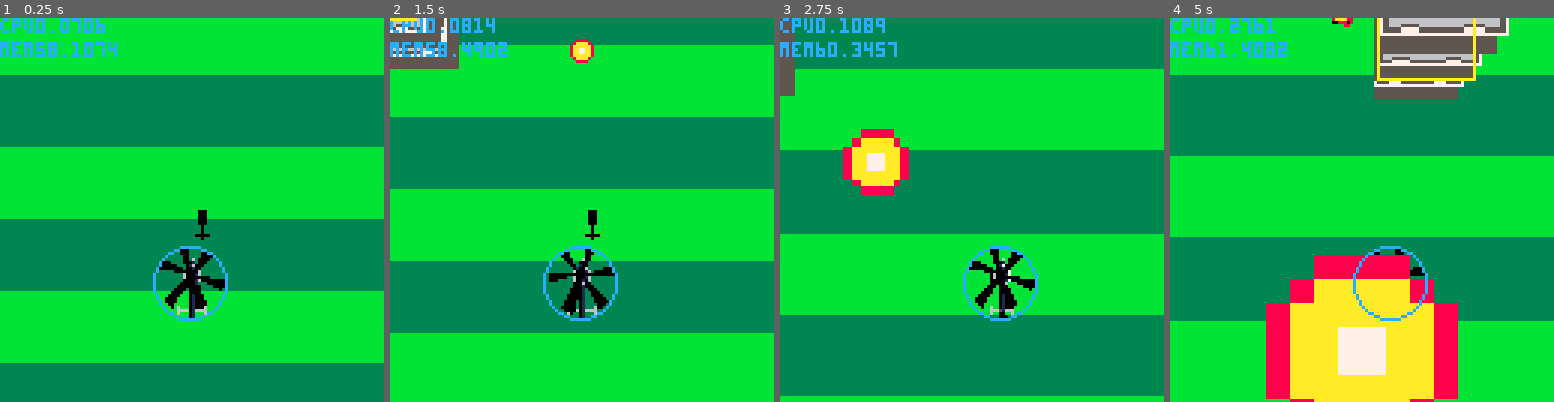
Above: before the commit, frames 1-4 (left to right).
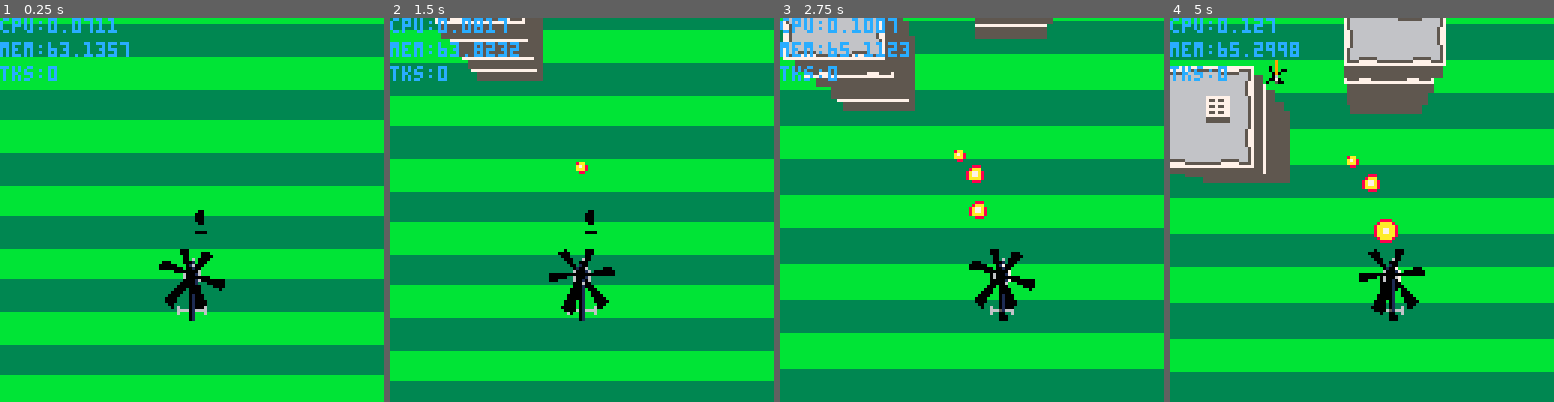
Above: after the commit, the same moments.

Repository: freds72/pico8
Game: PICO-8 cartridge carts/3d.p8
The game is run twice, just before and just after one commit, with the same random seed, the same clock (stepped at 60 frames per second) and the same inputs.
Inputs:
- Up to frame 1 (0.25 s): no input
- Up to frame 2 (1.5 s): tap O (Z key) at 0.7 s
- Up to frame 3 (2.75 s): hold Right 1.6-2.1 s; tap O (Z key) at 1.7, 2.1, 2.5 s; hold Up 2.15-2.42 s; hold Right from 2.47 s (still down)
- Up to frame 4 (5 s): tap O (Z key) every 0.4 s from 2.9 to 4.9 s; release Right at 3.03 s; hold Left 3.08-3.58 s; hold Down 3.63-3.97 s; hold Right 4.02-4.68 s; hold Up from 4.73 s (still down)

The runs differ from the first frame. In frame 1, 53% of the frame differs, in the area x 0-100%, y 0-100%; in frame 2, 53%; in frame 3, 54%; in frame 4, 65%.

Commit message:
collisions working fixed 3d projection BUG: missing tanks (????)

Diff:
--- a/carts/3d.p8
+++ b/carts/3d.p8
@@ -11,9 +11,11 @@
 -- floor constants
 flr_n=8
 flr_h=2
-flr_w=16
+flr_w=32
 flr_z=-32
-focal=24
+roof_z=flr_z+(flr_n-1)*flr_h
+-- camera
+focal=-16
 hh=128/2
 hw=128/2
 -- heli settings
@@ -25,6 +27,7 @@
 heli.zi=1
 heli.r2=12*12
 heli.dead=0
+heli.safe=0
 -- global time
 t=0
 -- bullets
@@ -32,23 +35,29 @@
 blts_c=0
 blts_n=32
 blts_dly=0
+blt_w=4
+blt_r2=blt_w*blt_w
+-- zbuffer
 zbuf={}
 -- tanks
 tks={}
 tks_c=0
-tk_w=8
+tk_w=16
 -- helos
 helos={}
 helos_c=0
--- building map index
+helo_w=32
+helo_r2=helo_w*helo_w
+-- map index
 map_t=12
 map_i=0
 map_funcs={}
+-- splosions
 
 function spawn_nop()
 end
 
-function spawn_tank(x,y)
+function spawn_tk(x,y)
 	local tk={}
 	tk.x=x
 	tk.y=y
@@ -63,7 +72,9 @@
 	h.y=y
 	h.z=flr_z
 	h.dy=0
-	h.dz=4/30
+	h.dly=t+3*30+rnd(30)
+	h.dz=8/30
+	h.hit=0
 	helos_c+=1
  helos[helos_c]=h
 end
@@ -84,25 +95,40 @@
 		b.z=max(flr_z,z)
 		b.dy=dy
 		b.dz=dz
-		b.t=2*30
+		b.t=t+2*30
 		blts_c+=1
 		blts[blts_c]=b
 end
 
 function write_zbuf(o,z,fn)
-	local zi
+	local zi,zb
 	zi=flr((z-flr_z)/flr_h+0.5)
 	zi=mid(zi,1,flr_n+1)
-	zbuf[zi].n+=1
-	zbuf[zi].objs[zbuf[zi].n]=o
-	zbuf[zi].elts[zbuf[zi].n]=fn
+	zb=zbuf[zi]
+	zb.n+=1
+	if (o) then
+	 zb.o+=1
+		zb.objs[zb.o]=o
+	end
+	zb.elts[zb.n]=fn
 	return zi
+end
+
+function plyr_die_anim()
+	while(cam.z>=flr_z) do
+		cam.z-=1
+		yield()
+	end
+	cam.z=flr_z
 end
 
 function _update()
  t+=1
  -- clear zbuf
- for zb in all(zbuf) do zb.n=0 end
+ for zb in all(zbuf) do
+ 	zb.n=0
+ 	zb.o=0
+ end
 
  if (btn(0)) then
 		heli.x-=1
@@ -123,54 +149,50 @@
  if (btn(3)) cam.z+=0.5
  cam.z=mid(cam.z,flr_z+1,0)
  heli.z=cam.z
- heli.zi=write_zbuf(heli,cam.z,draw_plyr)
+ heli.zi=write_zbuf(nil,cam.z,draw_plyr)
 
   -- advance
- cam.y-=0.5
+ cam.y-=1
 	heli.y=cam.y
 
- -- pick buildings
- map_t-=1
- if (map_t<0) then
+ -- pick world items
+ if (map_t<=t) then
  	map_i+=1
-	 map_t=64
+	 map_t=t+64
 		for i=1,8 do
-			map_funcs[sget(map_i,56+i)+1](-96+192*i/8,cam.y-96)
+			map_funcs[sget(map_i,56+i)+1](-96+192*i/8,cam.y-196)
 		end
  end
 
  -- fire
-	if (btn(4) and blts_dly<=0 and blts_c<blts_n) then
-		fire(cam.x,cam.y+8,cam.z-1,-2,-0.5)
-
-		blts_dly=2
-	end
-	blts_dly-=1
+	if (btn(4) and blts_dly<=t and blts_c<blts_n) then
+		fire(cam.x+heli.x,cam.y+16,cam.z-0.5,-3,-1)
+
+		blts_dly=t+2
+	end
 
  -- update tanks
- n=tks_c
+ local n=tks_c
  tks_c=0
  for i=1,tks_c do
  	local tk=tks[i]
- 	if (tk.y-cam.y<128) then
-		tk.dly-=1
-		if (tk.dly<=0) then
+ 	if (tk.y-cam.y<196) then
+			if (tk.dly<=t) then
  			fire(tk.x,tk.y,flr_z+0.5,2,1)
- 			tk.dly=2*30+rnd(30)
+ 			tk.dly=t+2*30+rnd(30)
  		end
  		tks_c+=1
-		tks[tks_c]=tk
+			tks[tks_c]=tk
  	end
  end
 
-
 	-- update helos
 	n=helos_c
- 	helos_c=0
+ helos_c=0
 	for i=1,n do
 		local h=helos[i]
-		h.z+=h.dz
-		if (h.y-cam.y<128 and h.z<0) then
+		if (h.dly<=t) h.z+=h.dz
+		if (h.y-cam.y<128 and h.z<0 and h.z>=flr_z) then
 		 helos_c+=1
 		 helos[helos_c]=h
 			--insert into zbuffer
@@ -178,78 +200,76 @@
 		end
 	end
 
-	-- update bullets
-	local n=blts_c
-	blts_c=0
-	for i=1,n do
-		local b,zi
-		b=blts[i]
-		b.t-=1
-		b.z+=b.dz
-		if (b.t>0 and b.z>=flr_z) then
-			b.y+=b.dy
-			blts_c+=1
-			blts[blts_c]=b
-			--insert into zbuffer
-			write_zbuf(b,b.z,function() draw_bullet(b) end)
-		end
-	end
 	-- update buildings
 	n=blds_c
 	blds_c=0
 	for i=1,n do
 		local b
 		b=blds[i]
-		if (b.y-cam.y<128) then
+		if (b.y-cam.y<196) then
 			b.touch=0
 			blds_c+=1
 			blds[blds_c]=b
 		end
 	end
 
+	-- update bullets
+	local n=blts_c
+	blts_c=0
+	for i=1,n do
+		local b
+		b=blts[i]
+		b.z+=b.dz
+		if (b.t>t and b.z>=flr_z) then
+			b.y+=b.dy
+			--insert into zbuffer
+			b.zi=write_zbuf(nil,b.z,function() draw_bullet(b) end)
+
+			blts_c+=1
+			blts[blts_c]=b
+		end
+	end
+
 	player_world_coll()
+	blts_world_coll()
 end
 
 function draw_plyr()
-	palt(0,false)
-	palt(3,true)
 	local hs=66
 	if (heli.x<-2) hs=64
 	if (heli.x>2) hs=68
 	spr(hs,hw+heli.x-8,hw+16,2,3)
 	spr(heli.rotor[t%3+1],hh-11+heli.x,hw+13,3,3)
-	palt()
-end
-
+end
+
+helo_sx={64,96}
 function draw_helo(h)
-		local z
-		local sx={64,96}
-		z=h.z-cam.z
-		if(z<0) then
-			local ze,w,x,y,xe,ye
-			w=1/z
-			ze=-12*focal*w
-			x=h.x-cam.x
-			y=h.y-cam.y
-			xe=hw-focal*x*w
-			ye=hh-focal*y*w
-		 palt(0,false)
-		 palt(3,true)
-			sspr(sx[t%2+1],32,32,32,xe-ze/2,ye-ze/2,ze,ze)
-	end
+		local z=h.z-cam.z
+		local ze,w,x,y,xe,ye
+		w=1/(focal+z)
+		ze=helo_w*focal*w
+		x=h.x-cam.x
+		y=h.y-cam.y
+		xe=hw+focal*x*w
+		ye=hh+focal*y*w
+		if(h.hit==0) then
+			sspr(helo_sx[t%2+1],32,32,32,xe-ze/2,ye-ze/2,ze,ze)
+		else
+			sspr(32,96,32,24,xe-ze/2,ye-ze/2,ze,ze,t%2==0,t%4==0)
+		end
 end
 
 function draw_bullet(b)
 		local ze,z,c,w
 		z=b.z-cam.z
 		if(z<0) then
-			w=1/z
-			ze=flr(-2*focal*w)+1
+			w=1/(focal+z)
+			ze=flr(blt_w*focal*w)+1
 			local x,y,xe,ye
 			x=b.x-cam.x
 			y=b.y-cam.y
-			xe=hw-focal*x*w
-			ye=hh-focal*y*w
+			xe=hw+focal*x*w
+			ye=hh+focal*y*w
 			sspr(6*8,4*8,8,8,xe-ze,ye-ze,2*ze,2*ze)
 	end
 end
@@ -258,8 +278,8 @@
 	local ze,z,c,w,zb
 	for i=0,flr_n-1 do
 		z=i*flr_h+flr_z-cam.z
-		if(z<0) then
-			w=1/z
+		if(z<=0) then
+			w=1/(focal+z)
 			ze=focal*flr_w*w
 			c=ramp[i%2+1]
 			for k=1,blds_c do
@@ -267,8 +287,8 @@
 				local x,y,xe,ye
 				x=b.x-cam.x
 				y=b.y-cam.y
-				xe=hw-focal*x*w
-				ye=hh-focal*y*w
+				xe=hw+focal*x*w
+				ye=hh+focal*y*w
 				if(i%2==1) then
 					sspr(40,0,32,32,xe-ze,ye-ze,2*ze,2*ze)
 				else
@@ -289,29 +309,26 @@
 end
 
 function draw_tanks()
-	local ze,z,k,n,ye,w,dy,c,y1,h
+	local ze,z,w
 	z=flr_z-cam.z
-	w=1/z
-	ze=-focal*tk_w*w
-	palt(0,false)
-	palt(3,true)
+	w=1/(focal+z)
+	ze=focal*tk_w*w
 	for i=1,tks_c do
 		local x,y,xe,ye,tk
 		tk=tks[i]
 		x=tk.x-cam.x
 		y=tk.y-cam.y
-		xe=hw-focal*x*w
-		ye=hh-focal*y*w
+		xe=hw+focal*x*w
+		ye=hh+focal*y*w
 		sspr(0,8,16,24,xe-ze,ye-1.5*ze,2*ze,3*ze)
  end
-	palt()
 end
 
 function draw_floor()
 	local ze,z,k,n,ye,w,dy,c,y1,h
 	z=flr_z-cam.z
-	w=1/z
-	ze=-2*focal*flr_w*w
+	w=-1/(focal+z)
+	ze=-focal*flr_w*w
  k=flr(128/ze+0.5)
  dy=focal*cam.y*w
 	h=64+(dy%(2*ze))
@@ -323,17 +340,16 @@
 	end
 	-- draw heli shadow
 	if (flr(t)%2==0) then
-		ze/=4
+		ze/=2
 		palt(0,false)
 		palt(3,true)
 		sspr(56,32,8,24,hw,hh,ze,2*ze)
 		palt()
 	end
 end
-flr_z_max=-(flr_n-1)*flr_h
 function player_world_coll()
 	-- against buildings
-	if (heli.z<flr_z_max) then
+	if (heli.z<roof_z) then
 		local b,bx,by,x,y,dx,dy,d2
 		for i=1,blds_c do
 			b=blds[i]
@@ -366,6 +382,41 @@
 	-- end
 end
 
+function blts_world_coll()
+	for j=1,blts_c do
+		local blt=blts[j]
+		-- against buildings
+		if (blt.z<roof_z) then
+			local b,dx,dy,d2
+			for i=1,blds_c do
+				b=blds[i]
+				dx=blt.x-mid(blt.x,b.x-flr_w,b.x+flr_w)
+				dy=blt.y-mid(blt.y,b.y-flr_w,b.y+flr_w)
+				d2=dx*dx+dy*dy
+				if (d2<blt_r2) then
+				 blt.t=0
+					b.touch=1
+				 break
+				end
+			end
+		end
+		local zb=zbuf[blt.zi]
+		for i=1,zb.o do
+			local dx,dy,d2
+			local o=zb.objs[i]
+			dx=blt.x-o.x
+			dy=blt.y-o.y
+		 d2=dx*dx+dy*dy
+		 if(d2<blt_r2+helo_r2) then
+		 	blt.t=0
+		 	o.hit=1
+		 	o.dz=-16/30
+		 	break
+		 end
+		end
+	end
+end
+
 function print_zbuf(x,y)
 	for i=1,flr_n+1 do
 		if(heli.zi==i) then
@@ -387,33 +438,48 @@
  --cls(0)
 	for i=1,blds_c do
 		local b=blds[i]
+		local x,y,ze
+		ze=flr_w
+		x=b.x-cam.x
+		y=b.y-cam.y
+		x+=hw
+		y+=hh
+		if(b.touch==1) then
+			rectfill(x-ze,y-ze,x+ze,y+ze,10)
+		else
+			rect(x-ze,y-ze,x+ze,y+ze,10)
+		end
+	end
+	circ(hw+heli.x-1,hh+24,12,12)
+
+	for i=1,blts_c do
+		local b=blts[i]
 		local x,y
 		x=b.x-cam.x
 		y=b.y-cam.y
 		x+=hw
 		y+=hh
-		if(b.touch==1) then
-			rectfill(x-flr_w,y-flr_w,x+flr_w,y+flr_w,10)
-		else
-			rect(x-flr_w,y-flr_w,x+flr_w,y+flr_w,10)
-		end
-	end
-	circ(hw+heli.x-1,hh+24,12,12)
+		circ(x,y,blt_w,12)
+	end
 end
 
 function _draw()
 
 	draw_floor()
-	--draw_tanks()
+	draw_tanks()
+	palt(0,false)
+	palt(3,true)
 	draw_world()
-
-	print("cpu"..stat(1),0,0,12)
-	print("mem"..stat(0),0,8,12)
+	palt()
+
+	print("cpu:"..stat(1),0,0,12)
+	print("mem:"..stat(0),0,8,12)
 	--print("blds:"..blds_c,0,16,12)
 	--print("tks :"..tks_c,0,24,12)
 	--print_map(0,32)
 	--print_zbuf(0,16)
-	debug_draw()
+	--debug_draw()
+	print("tks:"..tks_c,0,16,12)
 end
 
 function _init()
@@ -424,12 +490,13 @@
 	zbuf[i]={}
 	zbuf[i].n=0
 	zbuf[i].elts={}
+	zbuf[i].o=0
 	zbuf[i].objs={}
 end
 for i=1,15 do
 	map_funcs[i]=spawn_nop
 end
-map_funcs[4+1]=spawn_tank
+map_funcs[4+1]=spawn_tk
 map_funcs[6+1]=spawn_building
 map_funcs[7+1]=spawn_building
 map_funcs[8+1]=spawn_helo
Not shown, changed: 28 lines of the sprite sheet (__gfx__) section of carts/3d.p8
